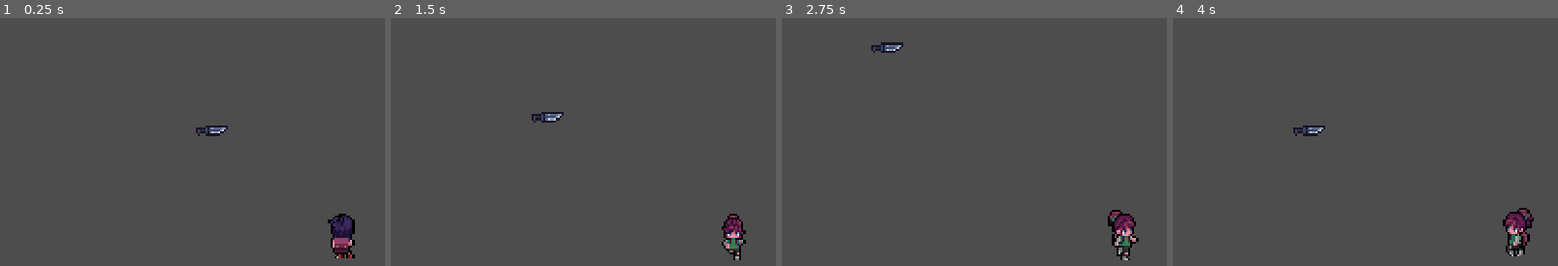
Above: before the commit, frames 1-4 (left to right).
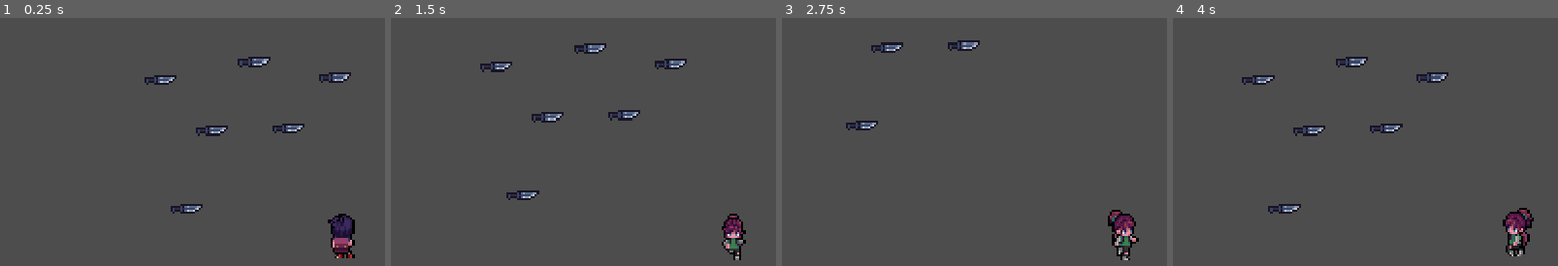
Above: after the commit, the same moments.

Repository: Ravenslyth/Toran
Game: Godot game, scene res://scene/map/map_dev.tscn
Two runs of this game, one before a commit and one after it. Both use one fixed random seed, a clock stepped at 60 frames per second and the inputs below.
Inputs:
- Up to frame 1 (0.25 s): no input
- Up to frame 2 (1.5 s): hold D (move_right) 0.53-1.28 s; tap T (swap_character) at 0.6 s; tap E (loot, bound only after the commit) at 0.8, 1.35 s; hold S (move_down) from 1.28 s (still down)
- Up to frame 3 (2.75 s): tap T (swap_character) at 1.55, 2.1 s; release S (move_down) at 2.03 s; hold D (move_right) from 2.03 s (still down); tap E (loot, bound only after the commit) at 2.3 s
- Up to frame 4 (4 s): release D (move_right) at 2.78 s; hold W (move_up) 2.78-3.53 s; tap E (loot, bound only after the commit) at 2.85, 3.8 s; tap T (swap_character) at 3.05, 3.6 s; hold A (move_left) from 3.53 s (still down)

The runs differ from the first frame. In frame 1, 1.4% of the frame differs, in the area x 37-92%, y 15-79%; in frame 2, 1.4%, in the area x 23-77%, y 10-74%; in frame 3, 0.6%; in frame 4, 1.4%.

Commit message:
Add object detection & pick object in inventory

Diff:
--- a/model/PlayerCharacter.gd
+++ b/model/PlayerCharacter.gd
@@ -3,6 +3,10 @@
 
 var player_id: int = 0
 var detection : Vector2 = Vector2(2,2)
+
+var inventory: Array = []
+var Equipement: Array = []
+var MAX_INVENTORY_SIZE := 5
 
 
 #-----basic Animation character
--- a/model/Weapon.gd
+++ b/model/Weapon.gd
@@ -1,4 +1,5 @@
 class_name Weapon
+extends Resource
 
 var name: String
 var damage: int
--- a/project.godot
+++ b/project.godot
@@ -46,6 +46,18 @@
 "events": [Object(InputEventKey,"resource_local_to_scene":false,"resource_name":"","device":-1,"window_id":0,"alt_pressed":false,"shift_pressed":false,"ctrl_pressed":false,"meta_pressed":false,"pressed":false,"keycode":0,"physical_keycode":84,"key_label":0,"unicode":116,"echo":false,"script":null)
 ]
 }
+loot={
+"deadzone": 0.5,
+"events": [Object(InputEventKey,"resource_local_to_scene":false,"resource_name":"","device":-1,"window_id":0,"alt_pressed":false,"shift_pressed":false,"ctrl_pressed":false,"meta_pressed":false,"pressed":false,"keycode":0,"physical_keycode":69,"key_label":0,"unicode":101,"echo":false,"script":null)
+]
+}
+
+[layer_names]
+
+2d_physics/layer_1="World"
+2d_physics/layer_2="Player"
+2d_physics/layer_3="Enemy"
+2d_physics/layer_4="Object"
 
 [rendering]
 
--- a/scene/character/player.tscn
+++ b/scene/character/player.tscn
@@ -1,6 +1,8 @@
-[gd_scene load_steps=3 format=3 uid="uid://stn1547xkwea"]
+[gd_scene load_steps=4 format=3 uid="uid://stn1547xkwea"]
 
 [ext_resource type="Script" path="res://script/character/player.gd" id="1_8nvga"]
+
+[sub_resource type="CapsuleShape2D" id="CapsuleShape2D_6noi1"]
 
 [sub_resource type="CircleShape2D" id="CircleShape2D_vqcv7"]
 
@@ -9,8 +11,16 @@
 script = ExtResource("1_8nvga")
 
 [node name="CollisionShape2D" type="CollisionShape2D" parent="."]
+shape = SubResource("CapsuleShape2D_6noi1")
+
+[node name="DetectionArea" type="Area2D" parent="."]
+collision_layer = 2
+collision_mask = 12
+
+[node name="DetectionShape2D" type="CollisionShape2D" parent="DetectionArea"]
 shape = SubResource("CircleShape2D_vqcv7")
 
 [node name="Camera2D" type="Camera2D" parent="."]
 
-[connection signal="tree_entered" from="CollisionShape2D" to="." method="_on_collision_shape_2d_tree_entered"]
+[connection signal="area_shape_entered" from="DetectionArea" to="." method="_on_detection_area_area_shape_entered"]
+[connection signal="area_shape_exited" from="DetectionArea" to="." method="_on_detection_area_area_shape_exited"]
--- a/scene/map/map_dev.tscn
+++ b/scene/map/map_dev.tscn
@@ -10,3 +10,18 @@
 
 [node name="knife" parent="." instance=ExtResource("1_sfj6v")]
 position = Vector2(170, 137)
+
+[node name="knife2" parent="." instance=ExtResource("1_sfj6v")]
+position = Vector2(284, 134)
+
+[node name="knife3" parent="." instance=ExtResource("1_sfj6v")]
+position = Vector2(133, 253)
+
+[node name="knife4" parent="." instance=ExtResource("1_sfj6v")]
+position = Vector2(94, 62)
+
+[node name="knife5" parent="." instance=ExtResource("1_sfj6v")]
+position = Vector2(233, 35)
+
+[node name="knife6" parent="." instance=ExtResource("1_sfj6v")]
+position = Vector2(353, 58)
--- a/scene/object/Weapon/knife.tscn
+++ b/scene/object/Weapon/knife.tscn
@@ -7,6 +7,8 @@
 
 [node name="knife" type="Area2D"]
 scale = Vector2(3, 3)
+collision_layer = 8
+collision_mask = 2
 script = ExtResource("1_gacek")
 
 [node name="Sprite2D" type="Sprite2D" parent="."]
--- a/script/character/Grano.gd
+++ b/script/character/Grano.gd
@@ -7,3 +7,4 @@
 	logic.base_speed = 100
 	logic.player_id = 2
 	logic.detection = Vector2(3,3)
+	logic.MAX_INVENTORY_SIZE = 3
--- a/script/character/Napo.gd
+++ b/script/character/Napo.gd
@@ -8,3 +8,4 @@
 	logic.base_speed = 200
 	logic.player_id = 1
 	logic.detection = Vector2(2,2)
+	logic.MAX_INVENTORY_SIZE = 5
--- a/script/character/player.gd
+++ b/script/character/player.gd
@@ -2,29 +2,48 @@
 
 @onready var napo_scene = preload("res://scene/character/Napo.tscn")
 @onready var grano_scene = preload("res://scene/character/Grano.tscn")
-@onready var detectionShape : CollisionShape2D = $CollisionShape2D
+@onready var detectionShape : CollisionShape2D = $DetectionArea/DetectionShape2D
 
 var current_character : Node2D = null
 var direction
 
+var object_current_loot : Area2D = null
+
+
+#----------------------INITIALISATION PLAYER-----------------------#
+
 func _ready():
+	#0002
 	swap_character("Napo")
 
+#--------------------END INITIALISATION PLAYER---------------------#
+
+#------------------------PROCESS BY FRAME--------------------------#
+
 func _physics_process(delta):
+	if Input.is_action_just_pressed("loot"):
+		if object_current_loot:
+
+			#0003
+			add_item_inventory(object_current_loot)
 	if Input.is_action_just_pressed("swap_character"):
 		if current_character.name == "Napo":
+			#0002
 			swap_character("Grano")
 		else:
+			#0002
 			swap_character("Napo")
 
 	if current_character:
 		var speed = current_character.logic.get_speed()
+		#0001
 		movementPlayer(speed)
 		current_character.logic.play_movement_animation(direction,current_character.animated_sprite)
 
+#-----------------------END PROCESS BY FRAME------------------------#
+
 #-------------------------MOVEMENT PLAYER---------------------------#
-
-#-----movement function
+#0001
 func movementPlayer(SPEED):
 	direction = Vector2(
 		Input.get_axis("move_left", "move_right"),
@@ -37,8 +56,7 @@
 #-----------------------END MOVEMENT PLAYER------------------------#
 
 #---------------------------INTERACTION----------------------------#
-
-#-----Swap character
+#0002
 func swap_character(character_name:String):
 	if current_character:
 		current_character.queue_free()
@@ -53,6 +71,33 @@
 
 #-------------------------END INTERACTION--------------------------#
 
+#------------------------DETECTION OBJECT--------------------------#
 
-func _on_collision_shape_2d_tree_entered():
-	print("tutu")
+func _on_detection_area_area_shape_entered(area_rid, area, area_shape_index, local_shape_index):
+	object_current_loot = area
+	print("A  " + area.name + " ??")
+
+func _on_detection_area_area_shape_exited(area_rid, area, area_shape_index, local_shape_index):
+	if is_instance_valid(area):
+		if area == object_current_loot :
+			print("Maybe another time ....")
+			object_current_loot = null
+
+#--------------------END DETECTION OBJECT--------------------------#
+
+#-----------------------ADD ITEM INVENTORY-------------------------#
+#0003
+func add_item_inventory(object_current):
+	if current_character.logic.inventory.size() >= current_character.logic.MAX_INVENTORY_SIZE:
+		print("To much object .....")
+		return
+
+	print("Its could be useful ...")
+	current_character.logic.inventory.append(object_current.name)
+	object_current.queue_free()
+
+	if object_current == object_current_loot:
+		object_current_loot = null
+
+	print(current_character.logic.inventory)
+#---------------------END ADD ITEM INVENTORY-----------------------#
